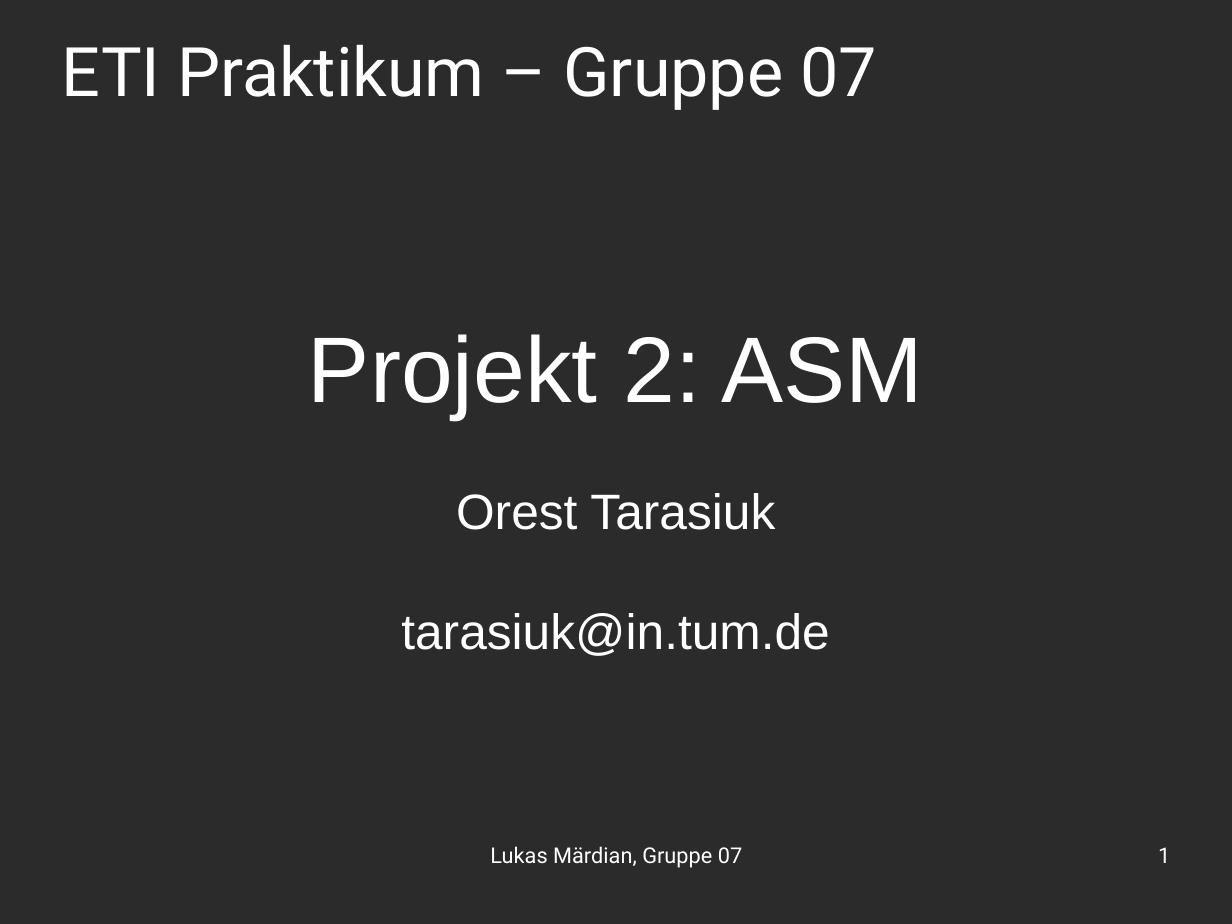
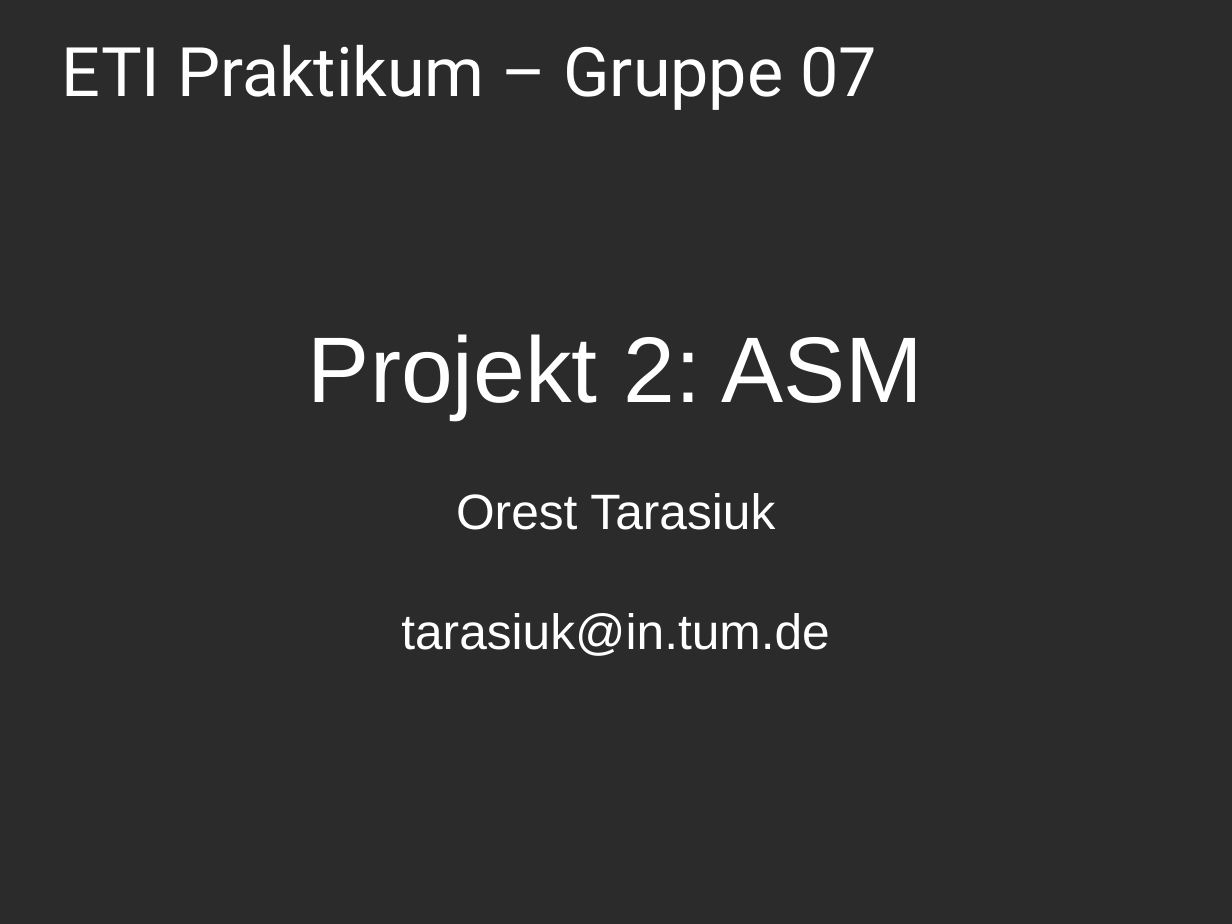
Before and after one commit to OrestTa/etip, a slide deck: slide 1 of Projekt2/Vortrag/vortrag2.odp. Drawn at 1232x924 pixels with LibreOffice and Linux fonts; fonts in the diff are those of the drawing; background and template pictures are left out; a plain dark background stands for a picture behind light text. Boxes give left, top, right and bottom in pixels: in the first picture for what was removed or moved away, otherwise in the second. Text is boxed around its words. In the diff, an @@ line names an element or a change of style, - is before the commit and + after.

```diff
--- a/Projekt2/Vortrag/vortrag2.odp
+++ b/Projekt2/Vortrag/vortrag2.odp
@@ text removed at box(490, 846, 742, 868) @@
-Lukas Märdian, Gruppe 07
@@ page number removed at box(1158, 847, 1170, 863) @@
-1
```
Also in this commit, not shown: 20 other slides changed, 3 other files.
